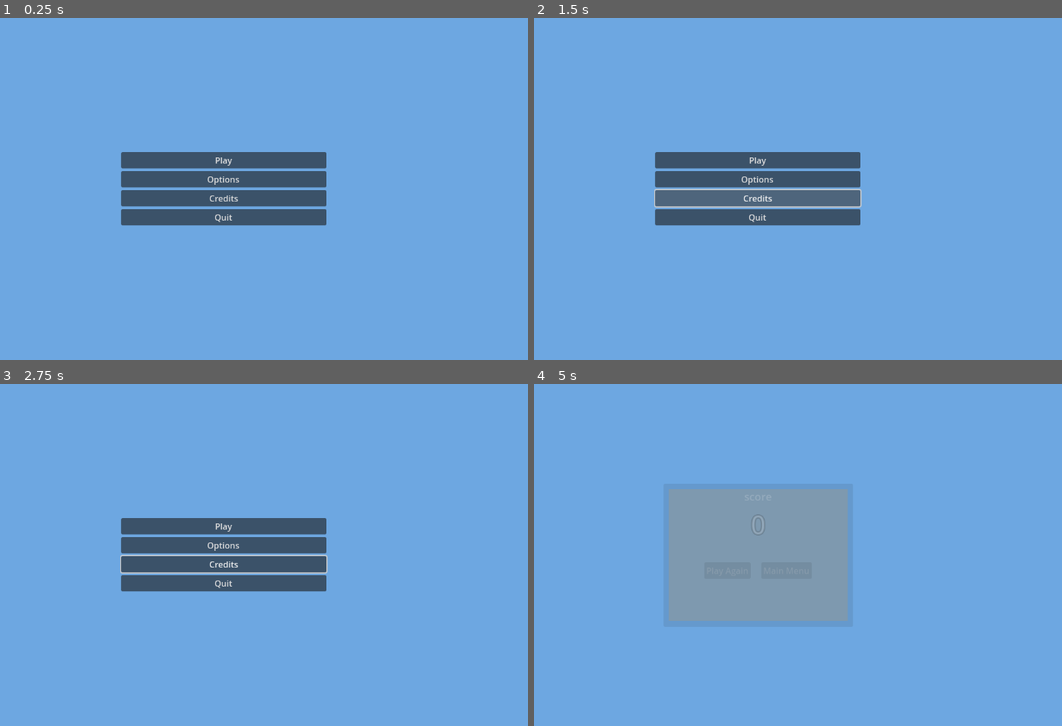
Above: before the commit, frames 1-4 (two rows, left to right).
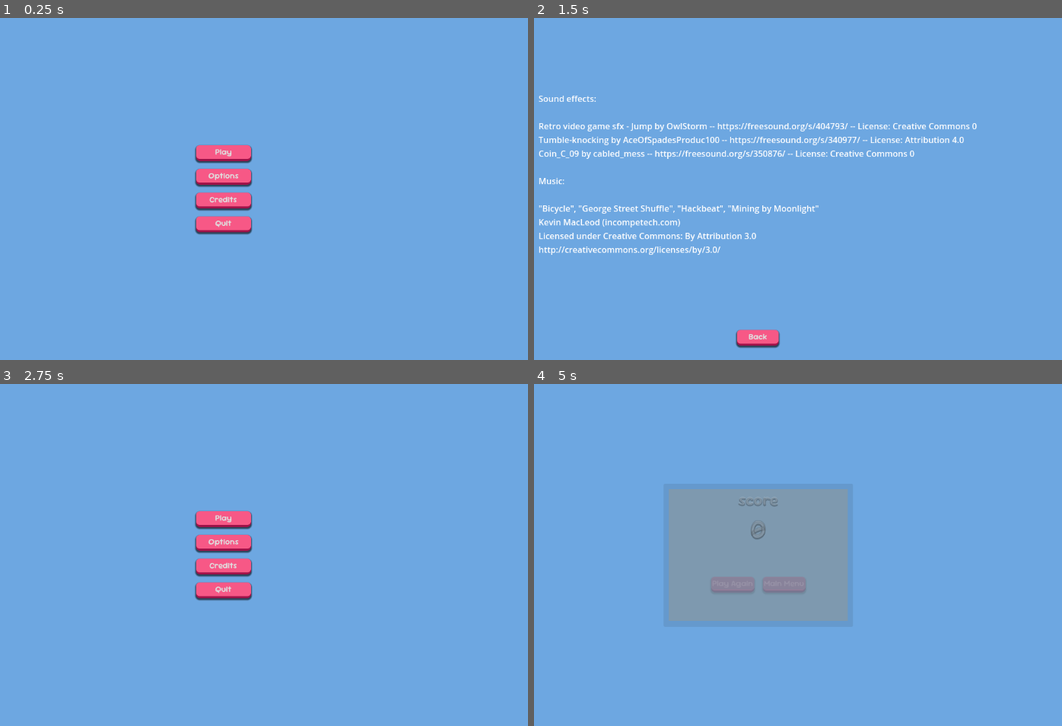
Above: after the commit, the same moments.

Repository: deshis/Modern-User-Interfaces-game
Game: Godot game, scene res://Scenes/menu.tscn
Same seed, same stepped clock (60 frames per second), same inputs: the game is played once before the commit and once after it. The engine's default icon, where the game draws it, is replaced by a stand-in: a white triangle on a blue panel in a dark square.
Inputs (mouse positions are in pixels of both pictures, inside the frame that each line leads up to):
- Up to frame 1 (0.25 s): no input
- Up to frame 2 (1.5 s): click "Options" at 0.5 s; click "Credits" at 1.25 s
- Up to frame 3 (2.75 s): click (221, 702) at 2 s, where only the run after the commit has a clickable "Back"
- Up to frame 4 (5 s): click "Play" at 2.75 s; tap Space (jump) at 3.6, 3.77, 4.07, 4.35, 4.52, 4.82 s

The runs differ from the first frame. In frame 1, 8.1% of the frame differs, in the area x 22-62%, y 37-64%; in frame 2, 11%, in the area x 0-84%, y 22-97%; in frame 3, 8.4%; in frame 4, 0.3%.

Commit message:
button themes + font and other various fixes

Diff:
--- a/Scenes/game.tscn
+++ b/Scenes/game.tscn
@@ -8,7 +8,9 @@
 [ext_resource type="AudioStream" uid="uid://cfmfl61okkrvx" path="res://Resources/Music/Bicycle.mp3" id="6_h4fw4"]
 [ext_resource type="Script" uid="uid://nfknijicn41q" path="res://Scripts/ending_screen.gd" id="6_ldgsr"]
 [ext_resource type="AudioStream" uid="uid://dn6v5kv80q38a" path="res://Resources/Music/Hackbeat.mp3" id="7_ldgsr"]
+[ext_resource type="FontFile" uid="uid://cmjdwokqjj2hd" path="res://SourGummy-SemiBold.ttf" id="7_o5yvi"]
 [ext_resource type="AudioStream" uid="uid://leqq5jo5nlhw" path="res://Resources/Music/George Street Shuffle.mp3" id="8_o5yvi"]
+[ext_resource type="Theme" uid="uid://cd6f3ggwx64uf" path="res://button_theme.tres" id="8_rku1e"]
 
 [sub_resource type="WorldBoundaryShape2D" id="WorldBoundaryShape2D_uel2r"]
 
@@ -83,10 +85,10 @@
 tracks/0/interp = 1
 tracks/0/loop_wrap = true
 tracks/0/keys = {
-"times": PackedFloat32Array(0, 0.25, 0.5, 0.75, 1),
+"times": PackedFloat32Array(0, 0.266667, 0.5, 0.75, 1),
 "transitions": PackedFloat32Array(1, 1, 1, 1, 1),
 "update": 0,
-"values": [Vector2(442.5, 312.5), Vector2(442.5, 320), Vector2(442.5, 312.5), Vector2(442.5, 305), Vector2(442.5, 312.5)]
+"values": [Vector2(242, 412.5), Vector2(242, 420), Vector2(242, 412.5), Vector2(242, 405), Vector2(242, 412.5)]
 }
 
 [sub_resource type="Animation" id="Animation_o5yvi"]
@@ -114,12 +116,31 @@
 }
 
 [sub_resource type="LabelSettings" id="LabelSettings_v158k"]
+font = ExtResource("7_o5yvi")
 font_size = 50
-outline_size = 6
+outline_size = 4
 outline_color = Color(0, 0, 0, 1)
+shadow_size = 3
+shadow_color = Color(0, 0, 0, 1)
+shadow_offset = Vector2(0, 2)
+
+[sub_resource type="LabelSettings" id="LabelSettings_o5yvi"]
+font = ExtResource("7_o5yvi")
+font_size = 30
+outline_color = Color(0, 0, 0, 1)
+shadow_size = 3
+shadow_color = Color(0, 0, 0, 1)
+shadow_offset = Vector2(0, 2)
 
 [sub_resource type="StyleBoxFlat" id="StyleBoxFlat_o5yvi"]
 bg_color = Color(1, 0.615686, 0.105882, 1)
+
+[sub_resource type="LabelSettings" id="LabelSettings_rku1e"]
+font = ExtResource("7_o5yvi")
+font_size = 30
+shadow_size = 3
+shadow_color = Color(0, 0, 0, 1)
+shadow_offset = Vector2(0, 2)
 
 [sub_resource type="AudioStreamPlaylist" id="AudioStreamPlaylist_rfjv2"]
 shuffle = true
@@ -178,7 +199,7 @@
 offset_right = 1152.0
 offset_bottom = 89.0
 size_flags_vertical = 0
-text = "0"
+text = "1"
 label_settings = SubResource("LabelSettings_v158k")
 horizontal_alignment = 1
 
@@ -190,12 +211,13 @@
 anchor_bottom = 0.5
 offset_left = -133.5
 offset_top = -11.5
-offset_right = 133.5
-offset_bottom = 11.5
+offset_right = 534.5
+offset_bottom = 40.5
 grow_horizontal = 2
 grow_vertical = 2
 size_flags_horizontal = 4
 text = "Start by pressing space or left click"
+label_settings = SubResource("LabelSettings_o5yvi")
 horizontal_alignment = 1
 
 [node name="pause_menu" parent="CanvasLayer" instance=ExtResource("4_awaty")]
@@ -241,39 +263,38 @@
 
 [node name="VBoxContainer" type="VBoxContainer" parent="CanvasLayer/ending_screen/Border/MarginContainer/BG"]
 layout_mode = 1
-anchors_preset = 10
+anchors_preset = 15
 anchor_right = 1.0
-offset_bottom = 96.0
+anchor_bottom = 1.0
 grow_horizontal = 2
+grow_vertical = 2
 
 [node name="Label" type="Label" parent="CanvasLayer/ending_screen/Border/MarginContainer/BG/VBoxContainer"]
 layout_mode = 2
-theme_override_font_sizes/font_size = 20
 text = "score"
+label_settings = SubResource("LabelSettings_rku1e")
 horizontal_alignment = 1
 
 [node name="score" type="Label" parent="CanvasLayer/ending_screen/Border/MarginContainer/BG/VBoxContainer"]
 layout_mode = 2
-size_flags_vertical = 0
 text = "0"
 label_settings = SubResource("LabelSettings_v158k")
 horizontal_alignment = 1
 
-[node name="padding?!" type="Control" parent="CanvasLayer/ending_screen/Border/MarginContainer/BG/VBoxContainer"]
-custom_minimum_size = Vector2(0, 30)
-layout_mode = 2
-
 [node name="HBoxContainer" type="HBoxContainer" parent="CanvasLayer/ending_screen/Border/MarginContainer/BG/VBoxContainer"]
 layout_mode = 2
+size_flags_vertical = 6
 theme_override_constants/separation = 20
 alignment = 1
 
 [node name="Play_Again" type="Button" parent="CanvasLayer/ending_screen/Border/MarginContainer/BG/VBoxContainer/HBoxContainer"]
 layout_mode = 2
+theme = ExtResource("8_rku1e")
 text = "Play Again"
 
 [node name="Menu" type="Button" parent="CanvasLayer/ending_screen/Border/MarginContainer/BG/VBoxContainer/HBoxContainer"]
 layout_mode = 2
+theme = ExtResource("8_rku1e")
 text = "Main Menu"
 
 [node name="MusicAudioStreamPlayer" type="AudioStreamPlayer2D" parent="."]
--- a/Scenes/menu.tscn
+++ b/Scenes/menu.tscn
@@ -1,6 +1,7 @@
-[gd_scene load_steps=3 format=3 uid="uid://op8hbj6nynuj"]
+[gd_scene load_steps=4 format=3 uid="uid://op8hbj6nynuj"]
 
 [ext_resource type="Script" uid="uid://cnvtkgpfeyjex" path="res://Scripts/menu.gd" id="1_2q54o"]
+[ext_resource type="Theme" uid="uid://cd6f3ggwx64uf" path="res://button_theme.tres" id="2_cayip"]
 [ext_resource type="AudioStream" uid="uid://ne7tcbyfys8y" path="res://Resources/Music/Mining by Moonlight.mp3" id="2_xhh6f"]
 
 [node name="Menu" type="Control"]
@@ -12,7 +13,7 @@
 grow_vertical = 2
 script = ExtResource("1_2q54o")
 
-[node name="MarginContainer" type="MarginContainer" parent="."]
+[node name="MainScreen" type="MarginContainer" parent="."]
 layout_mode = 1
 anchors_preset = -1
 anchor_left = 0.331163
@@ -23,26 +24,67 @@
 grow_vertical = 2
 metadata/_edit_use_anchors_ = true
 
-[node name="VBoxContainer" type="VBoxContainer" parent="MarginContainer"]
+[node name="VBoxContainer" type="VBoxContainer" parent="MainScreen"]
+custom_minimum_size = Vector2(100, 0)
 layout_mode = 2
-theme_override_constants/separation = 5
+size_flags_horizontal = 4
+theme_override_constants/separation = 20
 alignment = 1
 
-[node name="Play" type="Button" parent="MarginContainer/VBoxContainer"]
+[node name="Play" type="Button" parent="MainScreen/VBoxContainer"]
 layout_mode = 2
+theme = ExtResource("2_cayip")
 text = "Play"
 
-[node name="Options" type="Button" parent="MarginContainer/VBoxContainer"]
+[node name="Options" type="Button" parent="MainScreen/VBoxContainer"]
 layout_mode = 2
+theme = ExtResource("2_cayip")
 text = "Options"
 
-[node name="Credits" type="Button" parent="MarginContainer/VBoxContainer"]
+[node name="Credits" type="Button" parent="MainScreen/VBoxContainer"]
 layout_mode = 2
+theme = ExtResource("2_cayip")
 text = "Credits"
 
-[node name="Quit" type="Button" parent="MarginContainer/VBoxContainer"]
+[node name="Quit" type="Button" parent="MainScreen/VBoxContainer"]
 layout_mode = 2
+theme = ExtResource("2_cayip")
 text = "Quit"
+
+[node name="Credits" type="MarginContainer" parent="."]
+visible = false
+layout_mode = 1
+anchors_preset = 15
+anchor_right = 1.0
+anchor_bottom = 1.0
+grow_horizontal = 2
+grow_vertical = 2
+theme_override_constants/margin_bottom = 30
+
+[node name="Label" type="Label" parent="Credits"]
+layout_mode = 2
+size_flags_horizontal = 4
+text = "Sound effects:
+
+Retro video game sfx - Jump by OwlStorm -- https://freesound.org/s/404793/ -- License: Creative Commons 0
+Tumble-knocking by AceOfSpadesProduc100 -- https://freesound.org/s/340977/ -- License: Attribution 4.0
+Coin_C_09 by cabled_mess -- https://freesound.org/s/350876/ -- License: Creative Commons 0
+
+Music:
+
+\"Bicycle\", \"George Street Shuffle\", \"Hackbeat\", \"Mining by Moonlight\"
+Kevin MacLeod (incompetech.com)
+Licensed under Creative Commons: By Attribution 3.0
+http://creativecommons.org/licenses/by/3.0/
+"
+
+[node name="Back" type="Button" parent="Credits"]
+custom_minimum_size = Vector2(75, 0)
+layout_mode = 2
+size_flags_horizontal = 4
+size_flags_vertical = 8
+theme = ExtResource("2_cayip")
+text = "Back"
 
 [node name="MusicAudioStreamPlayer" type="AudioStreamPlayer2D" parent="."]
 position = Vector2(568, 327)
@@ -51,7 +93,8 @@
 bus = &"Music"
 parameters/looping = true
 
-[connection signal="pressed" from="MarginContainer/VBoxContainer/Play" to="." method="_on_play_pressed"]
-[connection signal="pressed" from="MarginContainer/VBoxContainer/Options" to="." method="_on_options_pressed"]
-[connection signal="pressed" from="MarginContainer/VBoxContainer/Credits" to="." method="_on_credits_pressed"]
-[connection signal="pressed" from="MarginContainer/VBoxContainer/Quit" to="." method="_on_quit_pressed"]
+[connection signal="pressed" from="MainScreen/VBoxContainer/Play" to="." method="_on_play_pressed"]
+[connection signal="pressed" from="MainScreen/VBoxContainer/Options" to="." method="_on_options_pressed"]
+[connection signal="pressed" from="MainScreen/VBoxContainer/Credits" to="." method="_on_credits_pressed"]
+[connection signal="pressed" from="MainScreen/VBoxContainer/Quit" to="." method="_on_quit_pressed"]
+[connection signal="pressed" from="Credits/Back" to="." method="_on_back_pressed"]
--- a/Scenes/pause_menu.tscn
+++ b/Scenes/pause_menu.tscn
@@ -1,6 +1,7 @@
-[gd_scene load_steps=2 format=3 uid="uid://c2aejk1eh0vtm"]
+[gd_scene load_steps=3 format=3 uid="uid://c2aejk1eh0vtm"]
 
 [ext_resource type="Script" uid="uid://i1csmo7vylw3" path="res://Scripts/pause_menu.gd" id="1_kbjdk"]
+[ext_resource type="Theme" uid="uid://cd6f3ggwx64uf" path="res://button_theme.tres" id="2_k0w1u"]
 
 [node name="pause_menu" type="Control"]
 process_mode = 3
@@ -26,19 +27,22 @@
 
 [node name="VBoxContainer" type="VBoxContainer" parent="MarginContainer"]
 layout_mode = 2
-theme_override_constants/separation = 5
+theme_override_constants/separation = 20
 alignment = 1
 
 [node name="Resume" type="Button" parent="MarginContainer/VBoxContainer"]
 layout_mode = 2
+theme = ExtResource("2_k0w1u")
 text = "Resume"
 
 [node name="Menu" type="Button" parent="MarginContainer/VBoxContainer"]
 layout_mode = 2
+theme = ExtResource("2_k0w1u")
 text = "Menu"
 
 [node name="Quit Game" type="Button" parent="MarginContainer/VBoxContainer"]
 layout_mode = 2
+theme = ExtResource("2_k0w1u")
 text = "Quit Game"
 
 [connection signal="pressed" from="MarginContainer/VBoxContainer/Resume" to="." method="_on_resume_pressed"]
--- a/Scripts/ending_screen.gd
+++ b/Scripts/ending_screen.gd
@@ -3,6 +3,7 @@
 @onready var scorelabel = $Border/MarginContainer/BG/VBoxContainer/score
 
 func show_screen(score):
+	visible = true
 	$"../score".visible = false
 	scorelabel.text = str(score)
 	$"../AnimationPlayer".play("ending_screen")
--- a/Scripts/game_manager.gd
+++ b/Scripts/game_manager.gd
@@ -15,6 +15,7 @@
 		$ObstacleSpawner.start()
 		$CanvasLayer/start_text.visible = false
 		$CanvasLayer/AnimationPlayer.play("fade_in")
+		$CanvasLayer/pause_menu.game_start()
 
 func add_score():
 	score+=1
--- a/Scripts/menu.gd
+++ b/Scripts/menu.gd
@@ -1,5 +1,7 @@
 extends Control
 
+@onready var mainScreen = $MainScreen
+@onready var creditsScreen = $Credits
 
 #Play button
 func _on_play_pressed() -> void:
@@ -17,4 +19,10 @@
 
 
 func _on_credits_pressed() -> void:
-	pass # Replace with function body.
+	mainScreen.visible = false
+	creditsScreen.visible = true
+
+
+func _on_back_pressed() -> void:
+	mainScreen.visible = true
+	creditsScreen.visible = false
--- a/Scripts/pause_menu.gd
+++ b/Scripts/pause_menu.gd
@@ -1,4 +1,11 @@
 extends Control
+
+var game_ongoing = false
+
+func game_start(): game_ongoing = true
+
+func game_end(): game_ongoing = false
+
 
 func resume():
 	visible = false
@@ -20,6 +27,6 @@
 
 
 func _process(_delta: float) -> void:
-	if Input.is_action_just_pressed("pause"):
+	if Input.is_action_just_pressed("pause") && game_ongoing:
 		@warning_ignore("standalone_ternary") #cuh...
 		resume() if get_tree().paused else pause()
--- a/Scripts/player.gd
+++ b/Scripts/player.gd
@@ -56,4 +56,5 @@
 	death_audio_stream_player.play()
 	alive = false
 	velocity.y = JUMP_VELOCITY
+	$"../CanvasLayer/pause_menu".game_end()
 	$"../CanvasLayer/ending_screen".show_screen(score)
--- /dev/null
+++ b/button_theme.tres
@@ -0,0 +1,57 @@
+[gd_resource type="Theme" load_steps=5 format=3 uid="uid://cd6f3ggwx64uf"]
+
+[ext_resource type="FontFile" uid="uid://cmjdwokqjj2hd" path="res://SourGummy-SemiBold.ttf" id="1_y3u7b"]
+
+[sub_resource type="StyleBoxFlat" id="StyleBoxFlat_jjpe7"]
+bg_color = Color(0.929412, 0.203922, 0.458824, 1)
+border_width_bottom = 4
+border_color = Color(0.625561, 0.0702609, 0.285229, 1)
+corner_radius_top_left = 7
+corner_radius_top_right = 7
+corner_radius_bottom_right = 7
+corner_radius_bottom_left = 7
+corner_detail = 10
+expand_margin_left = 2.0
+expand_margin_top = 2.0
+expand_margin_right = 2.0
+expand_margin_bottom = 3.0
+shadow_size = 3
+shadow_offset = Vector2(0, 2)
+
+[sub_resource type="StyleBoxFlat" id="StyleBoxFlat_5nl6s"]
+bg_color = Color(0.968627, 0.345098, 0.52549, 1)
+border_width_bottom = 4
+border_color = Color(0.625561, 0.0702609, 0.285229, 1)
+corner_radius_top_left = 7
+corner_radius_top_right = 7
+corner_radius_bottom_right = 7
+corner_radius_bottom_left = 7
+corner_detail = 10
+expand_margin_left = 2.0
+expand_margin_top = 2.0
+expand_margin_right = 2.0
+expand_margin_bottom = 3.0
+shadow_size = 3
+shadow_offset = Vector2(0, 2)
+
+[sub_resource type="StyleBoxFlat" id="StyleBoxFlat_22sbv"]
+bg_color = Color(0.928347, 0.205872, 0.457035, 1)
+border_width_bottom = 1
+border_color = Color(0.625561, 0.0702609, 0.285229, 1)
+corner_radius_top_left = 7
+corner_radius_top_right = 7
+corner_radius_bottom_right = 7
+corner_radius_bottom_left = 7
+corner_detail = 10
+expand_margin_left = 2.0
+expand_margin_top = 2.0
+expand_margin_right = 2.0
+expand_margin_bottom = 3.0
+shadow_size = 3
+shadow_offset = Vector2(0, 2)
+
+[resource]
+default_font = ExtResource("1_y3u7b")
+Button/styles/hover = SubResource("StyleBoxFlat_jjpe7")
+Button/styles/normal = SubResource("StyleBoxFlat_5nl6s")
+Button/styles/pressed = SubResource("StyleBoxFlat_22sbv")
Not shown: 1 places in Scenes/game.tscn that only renumber resources
Binary file added: SourGummy-SemiBold.ttf
Not shown, added: SourGummy-SemiBold.ttf.import
